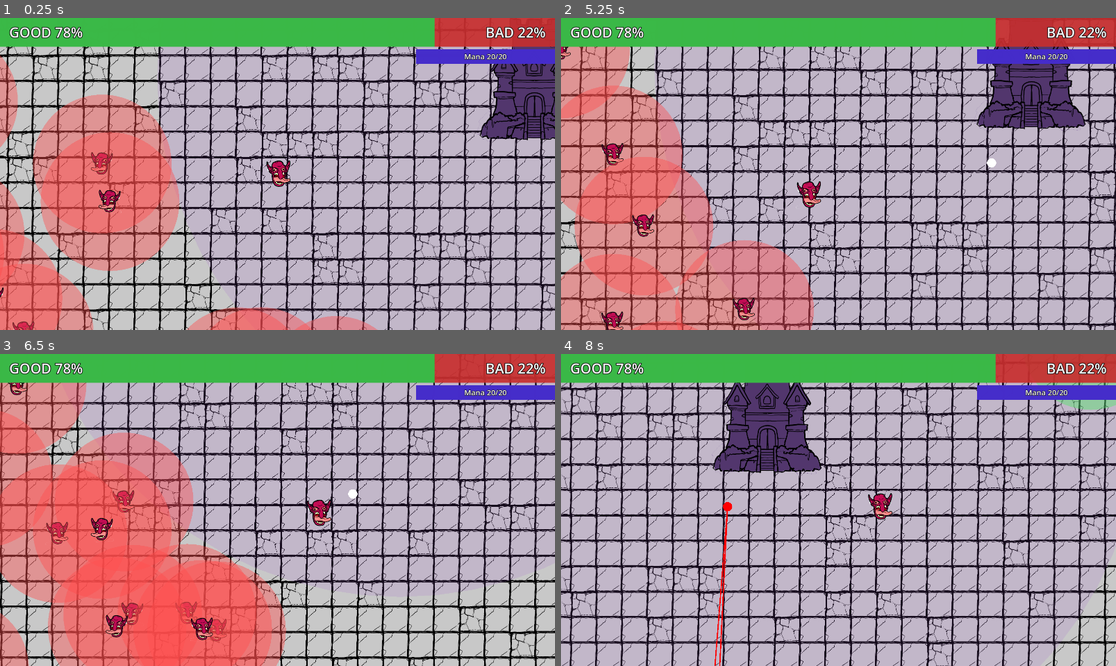
Above: before the commit, frames 1-4 (two rows, left to right).
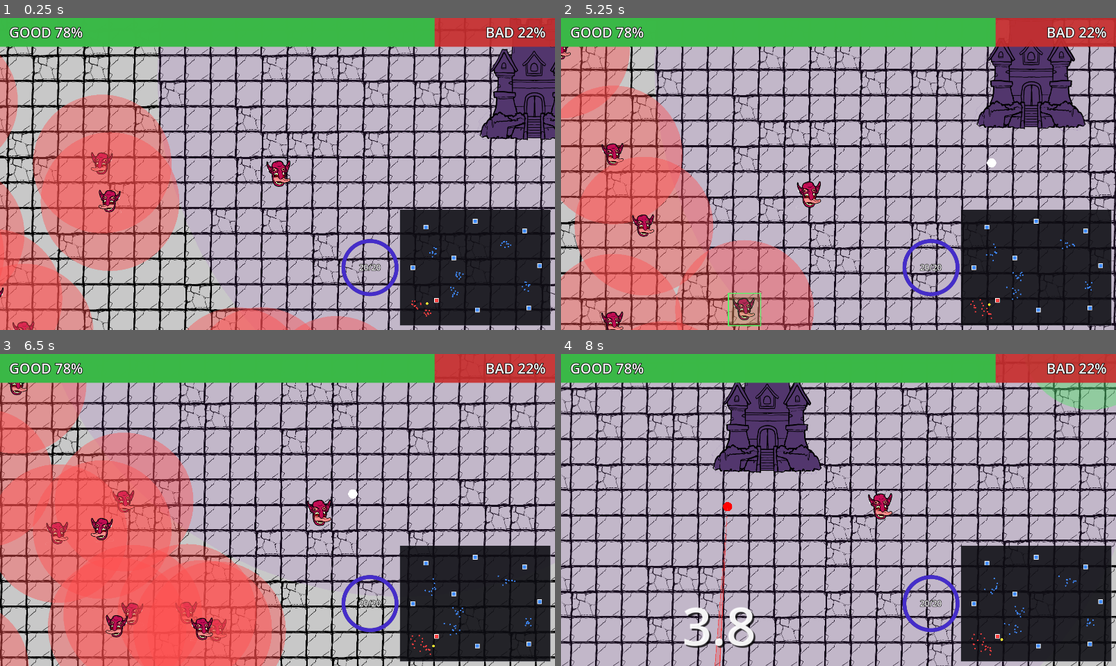
Above: after the commit, the same moments.

Repository: dadolyner/mini-jam-212-control
Game: Godot game, scene res://src/main.tscn
Two runs of this game, one before a commit and one after it. Both use one fixed random seed, a clock stepped at 60 frames per second and the inputs below.
Inputs:
- Up to frame 1 (0.25 s): no input
- Up to frame 2 (5.25 s): hold D (right) 0.53-1.28 s; tap E (corrupt) at 0.6, 1.35, 2.3, 2.85, 3.6, 4.55, 5.1 s; hold S (down) 1.28-2.03 s; hold D (right) 2.03-2.78 s; tap Space (summon) at 2.1, 4.35 s; hold W (up) 2.78-3.53 s; hold A (left) 3.53-5.03 s; hold S (down) from 5.03 s (still down)
- Up to frame 3 (6.5 s): release S (down) at 5.78 s; hold D (right) from 5.78 s (still down); tap E (corrupt) at 5.85 s
- Up to frame 4 (8 s): release D (right) at 6.53 s; hold W (up) 6.53-7.28 s; tap Space (summon) at 6.6 s; tap E (corrupt) at 6.8, 7.35 s; hold D (right) from 7.28 s (still down)

The runs differ from the first frame. In frame 1, 11% of the frame differs, in the area x 61-100%, y 10-99%; in frame 2, 11%; in frame 3, 11%; in frame 4, 12%, in the area x 22-100%, y 10-100%.

Commit message:
minimap, HUD, pathing

Diff:
--- a/src/ancient_demon/demon.gd
+++ b/src/ancient_demon/demon.gd
@@ -1,3 +1,4 @@
+class_name Demon
 extends CharacterBody2D
 
 enum {IDLE, RUN}
@@ -15,7 +16,6 @@
 
 var minions: Array[Node2D] = []
 var corrupting: bool = false
-var lines: Array[Line2D] = []
 var corruption_polygon: PackedVector2Array
 var corruption_drain_rate: float = 11.0
 var corruption_timer: float = 0.0
@@ -27,6 +27,7 @@
 var _shake_amount: float = 0.0
 
 func _ready() -> void:
+	add_to_group("player")
 	Effects.shake_requested.connect(_on_shake_requested)
 
 func _on_shake_requested(amount: float) -> void:
@@ -61,6 +62,10 @@
 			best_dist = d
 			best = npc
 	return best
+
+#za kvadrat okol, da vidš koga boš upgradal
+func get_upgrade_target(skip_type: Npc.UnitType) -> Npc:
+	return _nearest_bad_unit(skip_type)
 
 func _physics_process(delta: float) -> void:
 	move(delta)
@@ -119,9 +124,6 @@
 func start_corruption() -> void:
 	corrupting = true
 	corruption_timer = corruption_duration
-	var parent: Node2D = get_parent()
-	if not parent:
-		return
 
 	corruption_polygon = PackedVector2Array()
 	for i in range(minions.size()):
@@ -130,23 +132,9 @@
 		minion.queue_redraw()
 		corruption_polygon.append(minion.position)
 
-		var next: Node2D = minions[(i + 1) % minions.size()]
-		var line: Node2D = Line2D.new()
-		line.default_color = Color.RED
-		line.width = 2.0
-		line.add_point(minion.position)
-		line.add_point(next.position)
-		parent.add_child(line)
-		lines.append(line)
-
 func end_corruption() -> void:
 	corrupting = false
 	corruption_polygon = PackedVector2Array()
-
-	for line in lines:
-		if is_instance_valid(line):
-			line.queue_free()
-	lines.clear()
 
 	for m in minions:
 		if is_instance_valid(m):
--- a/src/autoload/game_manager.gd
+++ b/src/autoload/game_manager.gd
@@ -29,6 +29,11 @@
 	mana -= amount
 	_emit_mana()
 	return true
+
+
+func gain_mana(amount: int) -> void:
+	mana = mini(mana + amount, MAX_MANA)
+	_emit_mana()
 
 
 func _emit_mana() -> void:
--- a/src/badNPC/badNPC.tscn
+++ b/src/badNPC/badNPC.tscn
@@ -37,6 +37,10 @@
 [node name="CollisionShape2D" type="CollisionShape2D" parent="DetectionArea" unique_id=1842166427]
 shape = SubResource("CircleShape2D_detect")
 
+[node name="NavigationAgent2D" type="NavigationAgent2D" parent="."]
+path_desired_distance = 16.0
+target_desired_distance = 32.0
+
 [node name="HealthBar" type="ProgressBar" parent="." unique_id=829514498]
 offset_left = -20.0
 offset_top = -34.0
--- a/src/badNPC/bad_npc.gd
+++ b/src/badNPC/bad_npc.gd
@@ -94,7 +94,7 @@
 			_rally_target = null
 			super._physics_process(delta)
 		else:
-			velocity = (_rally_target.global_position - global_position).normalized() * SPEED
+			_navigate_toward(_rally_target.global_position)
 			move_and_slide()
 			$Sprite2D.flip_h = velocity.x < 0.0
 		_check_flee_reaction(delta)
--- a/src/castle/castle.gd
+++ b/src/castle/castle.gd
@@ -28,6 +28,7 @@
 var _npcs: Array[Npc] = []    #za trackanje kolk je NPCjev okol
 var _spawn_timer := 0.0
 var _order_timer := 0.0
+var _spawn_label: Label
 
 
 func _ready() -> void:
@@ -48,6 +49,7 @@
 	_spawn_timer = spawn_interval
 	_order_timer = order_interval
 	_refresh_visuals()
+	_create_spawn_label()
 	queue_redraw()
 
 
@@ -82,6 +84,7 @@
 			_flip_to(Team.GOOD)
 
 	_update_health_display()
+	_spawn_label.text = "%.1f" % maxf(_spawn_timer, 0.0)
 
 	_run_turret(delta)
 	_run_aura(delta)
@@ -105,6 +108,19 @@
 		Effects.burst(global_position, Color(0.3, 0.9, 0.4), 48)
 		Effects.shake(8.0)
 		SoundManager.play("castle_purify")
+
+
+#za grad spawn timer
+func _create_spawn_label() -> void:
+	_spawn_label = Label.new()
+	_spawn_label.horizontal_alignment = HORIZONTAL_ALIGNMENT_CENTER
+	_spawn_label.position = Vector2(-60.0, -220.0)
+	_spawn_label.size = Vector2(120.0, 28.0)
+	_spawn_label.add_theme_font_size_override("font_size", 18)
+	_spawn_label.add_theme_color_override("font_color", Color(1.0, 0.9, 0.4, 1.0))
+	_spawn_label.add_theme_color_override("font_outline_color", Color(0.0, 0.0, 0.0, 1.0))
+	_spawn_label.add_theme_constant_override("outline_size", 4)
+	add_child(_spawn_label)
 
 
 func _update_health_display() -> void:
--- a/src/goodNPC/goodNPC.tscn
+++ b/src/goodNPC/goodNPC.tscn
@@ -35,6 +35,10 @@
 [node name="CollisionShape2D" type="CollisionShape2D" parent="DetectionArea" unique_id=1568064791]
 shape = SubResource("CircleShape2D_detect")
 
+[node name="NavigationAgent2D" type="NavigationAgent2D" parent="."]
+path_desired_distance = 16.0
+target_desired_distance = 32.0
+
 [node name="HealthBar" type="ProgressBar" parent="." unique_id=1775270156]
 offset_left = -20.0
 offset_top = -30.0
--- a/src/goodNPC/good_npc.gd
+++ b/src/goodNPC/good_npc.gd
@@ -16,6 +16,7 @@
 
 @onready var _health_bar: ProgressBar = $HealthBar
 @onready var _detection_shape: CollisionShape2D = $DetectionArea/CollisionShape2D
+@onready var _nav_agent: NavigationAgent2D = $NavigationAgent2D
 
 const RETREAT_FRAC := 0.3      # na 30% healtha gredo do castla se healat
 const RECOVER_FRAC := 0.7      # na 70% healtha se nehajo healat pr castlu
@@ -78,13 +79,12 @@
 
 	var target: Npc = null
 	if unit_type == UnitType.HEALER:
-		#healerji followvajo
-		if not _follow_ally(delta) and not _move_to_destination():
+		if not _move_to_destination():
 			_wander(delta)
 	else:
 		target = _nearest_target()
 		if target:
-			velocity = (target.global_position - global_position).normalized() * SPEED
+			_navigate_toward(target.global_position)
 		elif _move_to_destination():
 			pass
 		else:
@@ -169,6 +169,9 @@
 	if scene == null:
 		return
 	_converting = true
+
+	if team == Team.GOOD:
+		GameManager.gain_mana(1)
 
 	if convert_sound != "":
 		SoundManager.play(convert_sound)
@@ -327,17 +330,27 @@
 		if _retreating:
 			var refuge := _nearest_castle(team)
 			if refuge:
-				velocity = (refuge.global_position - global_position).normalized() * SPEED
+				_navigate_toward(refuge.global_position)
 				return true
 
 	if _objective != null and is_instance_valid(_objective):
 		var to_obj := _objective.global_position - global_position
 		if to_obj.length() <= OBJECTIVE_REACH:
 			_objective = null
-		else:
-			velocity = to_obj.normalized() * SPEED
-			return true
+			return false
+		_navigate_toward(_objective.global_position)
+		return true
 	return false
+
+
+func _navigate_toward(target: Vector2) -> void:
+	_nav_agent.target_position = target
+	var next_pos: Vector2 = _nav_agent.get_next_path_position()
+	var dir := next_pos - global_position
+	if dir.length_squared() > 1.0:
+		velocity = dir.normalized() * SPEED
+	else:
+		velocity = Vector2.ZERO
 
 
 func _nearest_castle(of_team: int) -> Node2D:
--- a/src/main.gd
+++ b/src/main.gd
@@ -4,11 +4,15 @@
 const BadNPC  = preload("res://src/badNPC/badNPC.tscn")
 const SPAWN_RADIUS = 250.0
 
+@onready var _nav_region: NavigationRegion2D = $NavRegion
+
 
 func _ready() -> void:
 	var bg := preload("res://src/background.gd").new()
 	bg.z_index = -5
 	add_child(bg)
+
+	_nav_region.bake_navigation_polygon(false)
 
 	for marker in $GoodGuySpawns.get_children():
 		_spawn_npcs(GoodNPC, marker.global_position, 10)
--- a/src/main.tscn
+++ b/src/main.tscn
@@ -1,9 +1,15 @@
 [gd_scene format=3 uid="uid://daxg1lxosgdyo"]
 
 [ext_resource type="Script" uid="uid://rd54mb8xwesb" path="res://src/main.gd" id="1_5q4o7"]
+[ext_resource type="Script" path="res://src/ui/upgrade_preview.gd" id="10_upgprev"]
 [ext_resource type="PackedScene" uid="uid://dr668wvrpenb5" path="res://src/castle/castle.tscn" id="2_castle"]
 [ext_resource type="PackedScene" uid="uid://dcacbpk0wusy4" path="res://src/ancient_demon/demon.tscn" id="4_3cfgd"]
 [ext_resource type="PackedScene" uid="uid://dhudscene0001" path="res://src/ui/hud.tscn" id="5_hud"]
+
+[sub_resource type="NavigationPolygon" id="NavPoly_001"]
+agent_radius = 14.0
+parsed_geometry_type = 1
+outlines = [PackedVector2Array(-2950, -2450, 3950, -2450, 3950, 3450, -2950, 3450)]
 
 [sub_resource type="RectangleShape2D" id="ShapeTopBot"]
 size = Vector2(7200, 80)
@@ -166,4 +172,11 @@
 [node name="Marker2D2" type="Marker2D" parent="BadGuySpawns" unique_id=377620248]
 position = Vector2(-2267, 2404)
 
+[node name="NavRegion" type="NavigationRegion2D" parent="."]
+navigation_polygon = SubResource("NavPoly_001")
+
+[node name="UpgradePreview" type="Node2D" parent="." unique_id=333100001]
+z_index = 50
+script = ExtResource("10_upgprev")
+
 [node name="Hud" parent="." unique_id=916277287 instance=ExtResource("5_hud")]
--- /dev/null
+++ b/src/ui/corruption_timer.gd
@@ -0,0 +1,25 @@
+extends Control
+
+const _RING_COLOR := Color(0.9, 0.15, 0.15, 0.9)
+const _BG_COLOR   := Color(0.15, 0.05, 0.05, 0.6)
+const _RING_WIDTH := 10.0
+const _MARGIN     := 6.0
+
+var _progress: float = 0.0
+
+
+func set_progress(t: float) -> void:
+	_progress = clampf(t, 0.0, 1.0)
+	visible = _progress > 0.0
+	queue_redraw()
+
+
+func _draw() -> void:
+	var center := size * 0.5
+	var radius := minf(size.x, size.y) * 0.5 - _MARGIN
+
+	draw_arc(center, radius, 0.0, TAU, 64, _BG_COLOR, _RING_WIDTH, true)
+
+	if _progress > 0.0:
+		var sweep := TAU * _progress
+		draw_arc(center, radius, -PI * 0.5, -PI * 0.5 + sweep, 64, _RING_COLOR, _RING_WIDTH, true)
--- a/src/ui/hud.gd
+++ b/src/ui/hud.gd
@@ -3,8 +3,7 @@
 @onready var _bar: ProgressBar = $BalanceBar
 @onready var _good_label: Label = $BalanceBar/GoodLabel
 @onready var _bad_label: Label = $BalanceBar/BadLabel
-@onready var _mana_bar: ProgressBar = $ManaBar
-@onready var _mana_bar_label: Label = $ManaBar/ManaBarLabel
+@onready var _mana_circle: Control = $BottomRight/ManaCircle
 
 
 func _ready() -> void:
@@ -22,6 +21,4 @@
 
 
 func _on_mana_changed(current: int, maximum: int) -> void:
-	_mana_bar.max_value = maximum
-	_mana_bar.value = current
-	_mana_bar_label.text = "Mana %d/%d" % [current, maximum]
+	_mana_circle.call("set_mana", current, maximum)
--- a/src/ui/hud.tscn
+++ b/src/ui/hud.tscn
@@ -1,18 +1,14 @@
 [gd_scene format=3 uid="uid://dhudscene0001"]
 
 [ext_resource type="Script" uid="uid://chudscript001" path="res://src/ui/hud.gd" id="1_hud"]
+[ext_resource type="Script" path="res://src/ui/mana_circle.gd" id="2_mana_circle"]
+[ext_resource type="Script" path="res://src/ui/minimap.gd" id="3_minimap"]
 
 [sub_resource type="StyleBoxFlat" id="StyleBoxFlat_bg"]
 bg_color = Color(0.78, 0.18, 0.18, 0.92)
 
 [sub_resource type="StyleBoxFlat" id="StyleBoxFlat_fill"]
 bg_color = Color(0.2, 0.75, 0.28, 0.95)
-
-[sub_resource type="StyleBoxFlat" id="StyleBoxFlat_mana_bg"]
-bg_color = Color(0.05, 0.05, 0.22, 0.92)
-
-[sub_resource type="StyleBoxFlat" id="StyleBoxFlat_mana_fill"]
-bg_color = Color(0.28, 0.18, 0.82, 0.95)
 
 [node name="Hud" type="CanvasLayer" unique_id=843215730]
 script = ExtResource("1_hud")
@@ -57,29 +53,39 @@
 horizontal_alignment = 2
 vertical_alignment = 1
 
-[node name="ManaBar" type="ProgressBar" parent="."]
-anchor_left = 0.75
+[node name="BottomRight" type="HBoxContainer" parent="."]
+anchor_left = 1.0
+anchor_top = 1.0
 anchor_right = 1.0
-anchor_bottom = 0.0
-offset_top = 108.0
-offset_bottom = 158.0
-grow_horizontal = 2
-theme_override_styles/background = SubResource("StyleBoxFlat_mana_bg")
-theme_override_styles/fill = SubResource("StyleBoxFlat_mana_fill")
-max_value = 20.0
-value = 20.0
-show_percentage = false
+anchor_bottom = 1.0
+offset_left = -744.0
+offset_top = -416.0
+offset_right = -16.0
+offset_bottom = -16.0
+grow_horizontal = 0
+grow_vertical = 0
+alignment = 2
 
-[node name="ManaBarLabel" type="Label" parent="ManaBar"]
+[node name="ManaCircle" type="Control" parent="BottomRight"]
+custom_minimum_size = Vector2(200, 200)
+script = ExtResource("2_mana_circle")
+
+[node name="Label" type="Label" parent="BottomRight/ManaCircle"]
 layout_mode = 0
+anchor_left = 0.0
+anchor_top = 0.0
 anchor_right = 1.0
 anchor_bottom = 1.0
 grow_horizontal = 2
 grow_vertical = 2
 theme_override_colors/font_color = Color(1, 1, 1, 1)
 theme_override_colors/font_outline_color = Color(0, 0, 0, 1)
-theme_override_constants/outline_size = 5
-theme_override_font_sizes/font_size = 26
-text = "Mana 20/20"
+theme_override_constants/outline_size = 6
+theme_override_font_sizes/font_size = 28
+text = "20/20"
 horizontal_alignment = 1
 vertical_alignment = 1
+
+[node name="Minimap" type="Control" parent="BottomRight"]
+custom_minimum_size = Vector2(520, 400)
+script = ExtResource("3_minimap")
--- /dev/null
+++ b/src/ui/mana_circle.gd
@@ -0,0 +1,34 @@
+extends Control
+
+const _BG_COLOR := Color(0.05, 0.05, 0.22, 0.92)
+const _FILL_COLOR := Color(0.28, 0.18, 0.82, 0.95)
+const _TEXT_COLOR := Color(1.0, 1.0, 1.0, 1.0)
+const _RING_WIDTH := 12.0
+const _MARGIN := 8.0
+
+var _current: int = 20
+var _maximum: int = 20
+
+@onready var _label: Label = $Label
+
+
+func _ready() -> void:
+	_label.text = "%d/%d" % [_current, _maximum]
+
+
+func set_mana(current_val: int, max_val: int) -> void:
+	_current = current_val
+	_maximum = max_val
+	_label.text = "%d/%d" % [_current, _maximum]
+	queue_redraw()
+
+
+func _draw() -> void:
+	var center := size * 0.5
+	var radius := minf(size.x, size.y) * 0.5 - _MARGIN
+
+	draw_arc(center, radius, 0.0, TAU, 64, _BG_COLOR, _RING_WIDTH, true)
+
+	if _maximum > 0:
+		var fill_angle := TAU * (float(_current) / float(_maximum))
+		draw_arc(center, radius, -PI * 0.5, -PI * 0.5 + fill_angle, 64, _FILL_COLOR, _RING_WIDTH, true)
--- /dev/null
+++ b/src/ui/minimap.gd
@@ -0,0 +1,55 @@
+extends Control
+
+const _MAP_L := -3000.0
+const _MAP_R :=  4000.0
+const _MAP_T := -2500.0
+const _MAP_B :=  3500.0
+
+const _BG_COLOR     := Color(0.05, 0.05, 0.07, 0.88)
+const _BORDER_COLOR := Color(0.4,  0.4,  0.45, 1.0)
+const _GOOD_COLOR   := Color(0.25, 0.55, 1.0,  1.0)
+const _BAD_COLOR    := Color(1.0,  0.25, 0.25, 1.0)
+const _PLAYER_COLOR := Color(1.0,  0.95, 0.2,  1.0)
+const _CASTLE_SIZE   := 14.0
+const _CASTLE_BORDER := 2.0
+const _UNIT_RADIUS   := 2.5
+const _PLAYER_RADIUS := 4.5
+
+
+func _process(_delta: float) -> void:
+	queue_redraw()
+
+
+func _world_to_map(world: Vector2) -> Vector2:
+	var nx := (world.x - _MAP_L) / (_MAP_R - _MAP_L)
+	var ny := (world.y - _MAP_T) / (_MAP_B - _MAP_T)
+	return Vector2(nx * size.x, ny * size.y)
+
+
+func _draw() -> void:
+	draw_rect(Rect2(Vector2.ZERO, size), _BG_COLOR)
+	draw_rect(Rect2(Vector2.ZERO, size), _BORDER_COLOR, false, 1.5)
+
+	for c in get_tree().get_nodes_in_group("castle"):
+		var castle := c as Castle
+		if castle == null:
+			continue
+		var mp := _world_to_map(castle.global_position)
+		var half := _CASTLE_SIZE * 0.5
+		var col := _GOOD_COLOR if castle.team == Castle.Team.GOOD else _BAD_COLOR
+		draw_rect(Rect2(mp - Vector2(half, half), Vector2(_CASTLE_SIZE, _CASTLE_SIZE)), col)
+		draw_rect(Rect2(mp - Vector2(half, half), Vector2(_CASTLE_SIZE, _CASTLE_SIZE)), Color.WHITE, false, _CASTLE_BORDER)
+
+	for n in get_tree().get_nodes_in_group("npc"):
+		var npc := n as Npc
+		if npc == null:
+			continue
+		var mp := _world_to_map(npc.global_position)
+		var col := _GOOD_COLOR if npc.team == Npc.Team.GOOD else _BAD_COLOR
+		draw_circle(mp, _UNIT_RADIUS, col)
+
+	var players := get_tree().get_nodes_in_group("player")
+	if players.size() > 0:
+		var player := players[0] as Node2D
+		if player != null:
+			draw_circle(_world_to_map(player.global_position), _PLAYER_RADIUS, _PLAYER_COLOR)
--- /dev/null
+++ b/src/ui/upgrade_preview.gd
@@ -0,0 +1,81 @@
+extends Node2D
+
+const _BOX_HALF   := 28.0
+const _LINE_WIDTH := 2.0
+
+const _COLOR_AFFORDABLE := Color(0.3, 1.0, 0.4, 0.9)
+const _COLOR_EXPENSIVE  := Color(0.55, 0.55, 0.55, 0.7)
+
+const _CORRUPT_FILL   := Color(1.0, 0.1, 0.1, 0.22)
+const _CORRUPT_BORDER := Color(1.0, 0.2, 0.2, 0.85)
+const _TIMER_FONT_SIZE := 90
+
+
+func _process(_delta: float) -> void:
+	queue_redraw()
+
+
+func _draw() -> void:
+	var players := get_tree().get_nodes_in_group("player")
+	if players.size() == 0:
+		return
+	var demon := players[0] as Demon
+	if demon == null:
+		return
+
+	_draw_corruption(demon)
+	_draw_upgrade_previews(demon)
+
+
+func _draw_corruption(demon: Demon) -> void:
+	if not demon.corrupting:
+		return
+	var poly := demon.corruption_polygon
+	if poly.size() < 3:
+		return
+
+	draw_colored_polygon(poly, _CORRUPT_FILL)
+
+	var closed: PackedVector2Array = PackedVector2Array(poly)
+	closed.append(poly[0])
+	draw_polyline(closed, _CORRUPT_BORDER, 2.0)
+
+	var centroid := Vector2.ZERO
+	for p in poly:
+		centroid += p
+	centroid /= float(poly.size())
+
+	var font := ThemeDB.fallback_font
+	var fs := _TIMER_FONT_SIZE
+	var txt := "%.1f" % maxf(demon.corruption_timer, 0.0)
+	var text_pos := Vector2(centroid.x - 100.0, centroid.y + float(fs) * 0.35)
+	draw_string(font, text_pos + Vector2(3.0, 3.0), txt, HORIZONTAL_ALIGNMENT_CENTER, 200, fs, Color(0.0, 0.0, 0.0, 0.8))
+	draw_string(font, text_pos, txt, HORIZONTAL_ALIGNMENT_CENTER, 200, fs, Color(1.0, 1.0, 1.0, 0.95))
+
+
+func _draw_upgrade_previews(demon: Demon) -> void:
+	var healer_target := demon.get_upgrade_target(Npc.UnitType.HEALER)
+	var knight_target := demon.get_upgrade_target(Npc.UnitType.KNIGHT)
+
+	if healer_target != null and healer_target == knight_target:
+		_draw_box(healer_target.global_position, [GameManager.COST_HEALER, GameManager.COST_KNIGHT])
+		return
+
+	if healer_target != null:
+		_draw_box(healer_target.global_position, [GameManager.COST_HEALER])
+	if knight_target != null:
+		_draw_box(knight_target.global_position, [GameManager.COST_KNIGHT])
+
+
+func _draw_box(world_pos: Vector2, costs: Array) -> void:
+	var all_affordable: bool = true
+	for i in costs.size():
+		if GameManager.mana < int(costs[i]):
+			all_affordable = false
+			break
+
+	var box_col := _COLOR_AFFORDABLE if all_affordable else _COLOR_EXPENSIVE
+	var fill_col := Color(box_col.r, box_col.g, box_col.b, 0.12)
+	var rect := Rect2(world_pos - Vector2(_BOX_HALF, _BOX_HALF), Vector2(_BOX_HALF * 2.0, _BOX_HALF * 2.0))
+	draw_rect(rect, fill_col)
+	draw_rect(rect, box_col, false, _LINE_WIDTH)
Not shown, added: src/ui/corruption_timer.gd.uid
Not shown, added: src/ui/mana_circle.gd.uid
Not shown, added: src/ui/minimap.gd.uid
Not shown, added: src/ui/upgrade_preview.gd.uid
